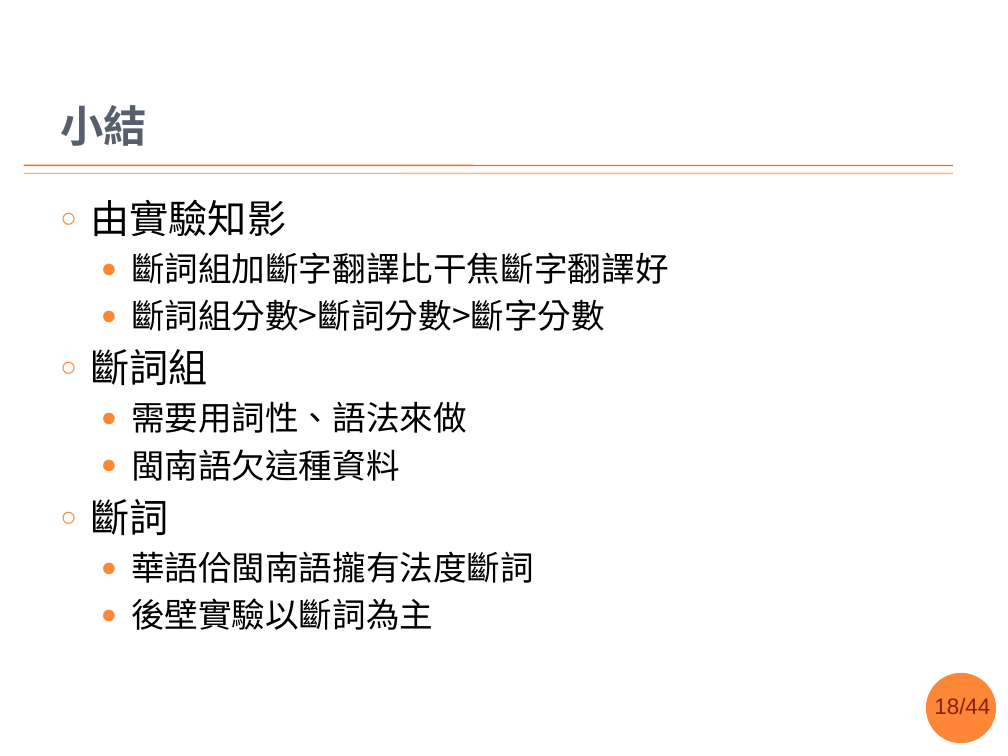
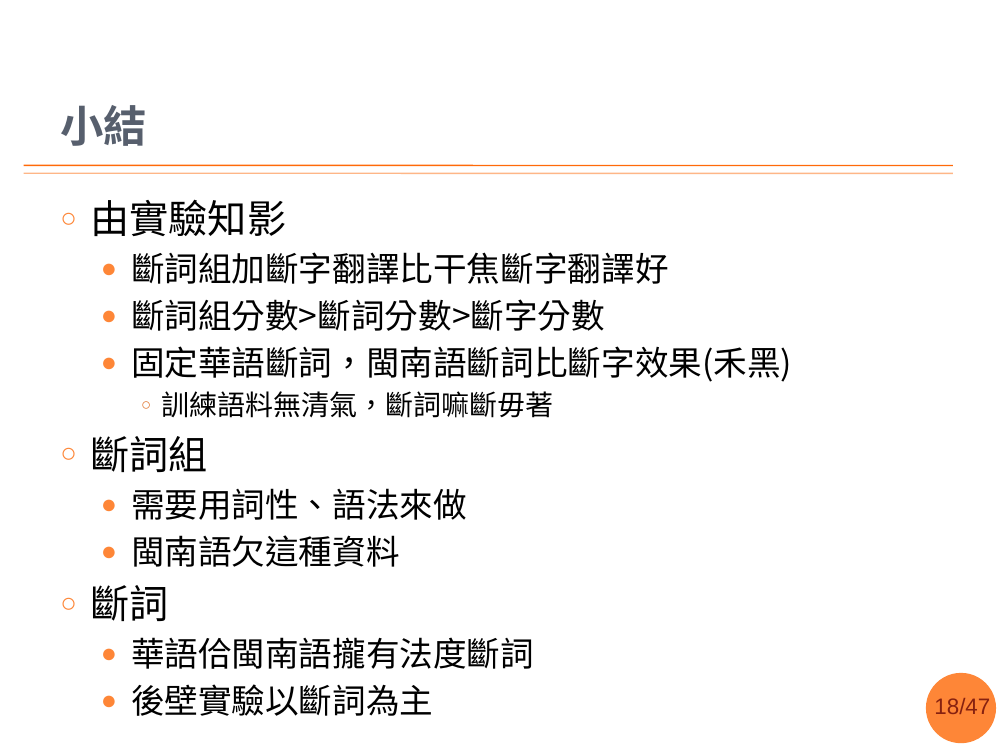
Before and after one commit to sih4sing5hong5/po3-ko3_tau5-iann2-phinn3, a slide deck: slide 18 of 翻譯報告.pptx. Drawn at 1008x756 pixels with LibreOffice and Linux fonts; fonts in the diff are those of the drawing; background and template pictures are left out. Boxes give left, top, right and bottom in pixels: in the first picture for what was removed or moved away, otherwise in the second. Text is boxed around its words. In the diff, an @@ line names an element or a change of style, - is before the commit and + after.

```diff
--- a/翻譯報告.pptx
+++ b/翻譯報告.pptx
@@ text at (131, 346, 792, 418): paragraphs added @@
+  ● 固定華語斷詞，閩南語斷詞比斷字效果(禾黑)
+    ○ 訓練語料無清氣，斷詞嘛斷毋著
@@ page number at (934, 698, 990, 714): text changed @@
-18/44
+18/47
```
Also in this commit, not shown: 2 other slides changed.
